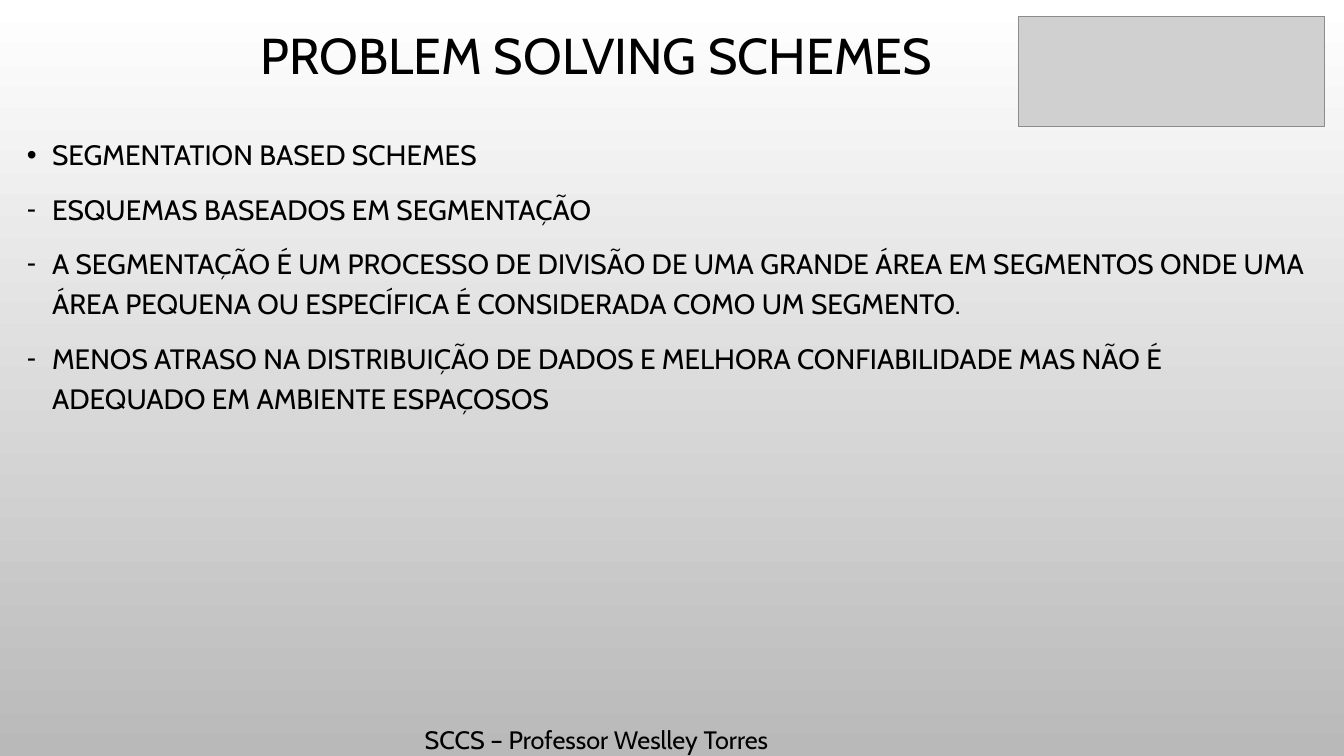
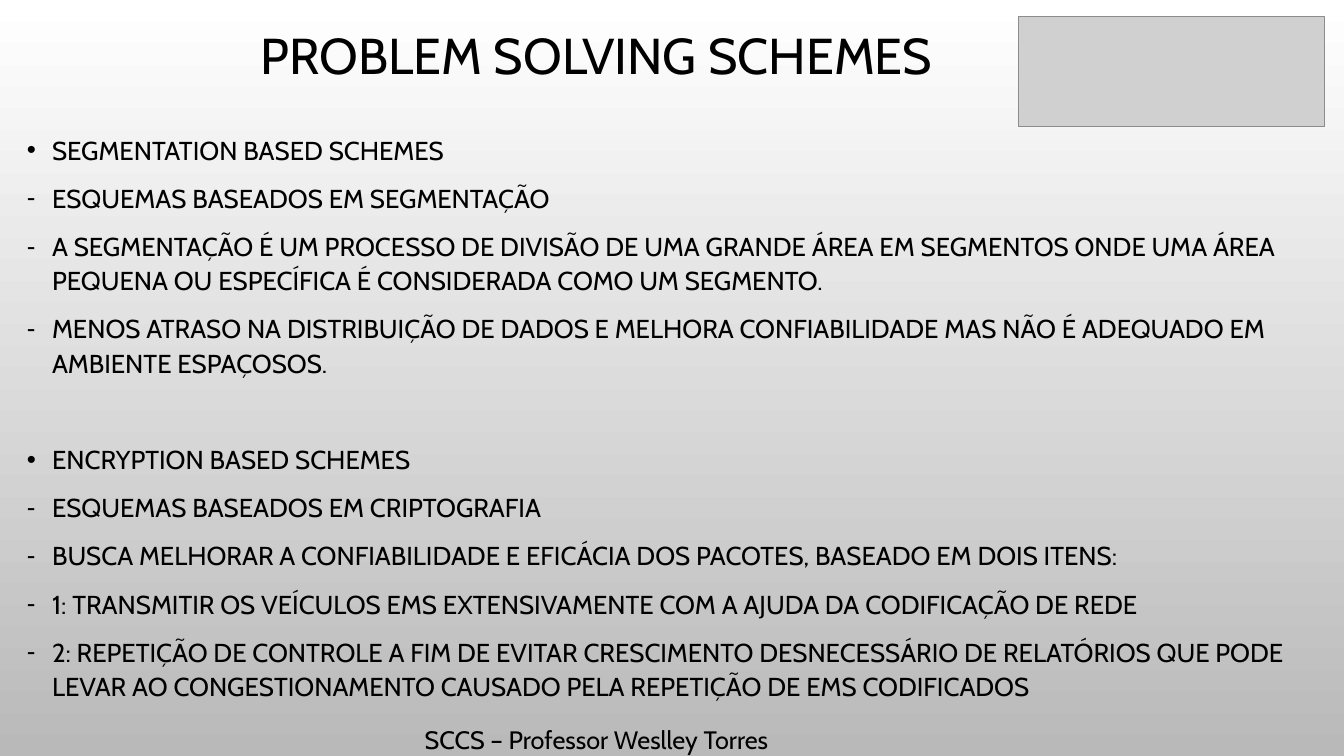
Before and after one commit to Massatoshi/SCCS-Trabalho, a slide deck: slide 12 of PPTS/VANET-Explicações.pptx. Drawn at 1344x756 pixels with LibreOffice and Linux fonts; fonts in the diff are those of the drawing; grey boxes stand for pictures; background and template pictures are left out. Boxes give left, top, right and bottom in pixels: in the first picture for what was removed or moved away, otherwise in the second. Text is boxed around its words. In the diff, an @@ line names an element or a change of style, - is before the commit and + after.

```diff
--- a/PPTS/VANET-Explicações.pptx
+++ b/PPTS/VANET-Explicações.pptx
@@ text at [52, 141, 1275, 291]: size 20 to 18.5 pt in "SEGMENTATION BASED SCHEMES", "ESQUEMAS BASEADOS EM SEGMENTAÇÃO", "A SEGMENTAÇÃO É UM PROCESSO DE DIVISÃO ..."; line spacing 1.2 to 1.1 @@
@@ text at [52, 319, 1283, 701]: text changed; size 20 to 18.5 pt @@
-– MENOS ATRASO NA DISTRIBUIÇÃO DE DADOS E MELHORA CONFIABILIDADE MAS NÃO É ADEQUADO EM AMBIENTE ESPAÇOSOS
+– MENOS ATRASO NA DISTRIBUIÇÃO DE DADOS E MELHORA CONFIABILIDADE MAS NÃO É ADEQUADO EM AMBIENTE ESPAÇOSOS.
+• ENCRYPTION BASED SCHEMES
+– ESQUEMAS BASEADOS EM CRIPTOGRAFIA
+– BUSCA MELHORAR A CONFIABILIDADE E EFICÁCIA DOS PACOTES, BASEADO EM DOIS ITENS:
+– 1: TRANSMITIR OS VEÍCULOS EMS EXTENSIVAMENTE COM A AJUDA DA CODIFICAÇÃO DE REDE
+– 2: REPETIÇÃO DE CONTROLE A FIM DE EVITAR CRESCIMENTO DESNECESSÁRIO DE RELATÓRIOS QUE PODE LEVAR AO CONGESTIONAMENTO CAUSADO PELA REPETIÇÃO DE EMS CODIFICADOS
```
Also in this commit, not shown: 1 other slide changed, 2 slides added, 1 other file.
